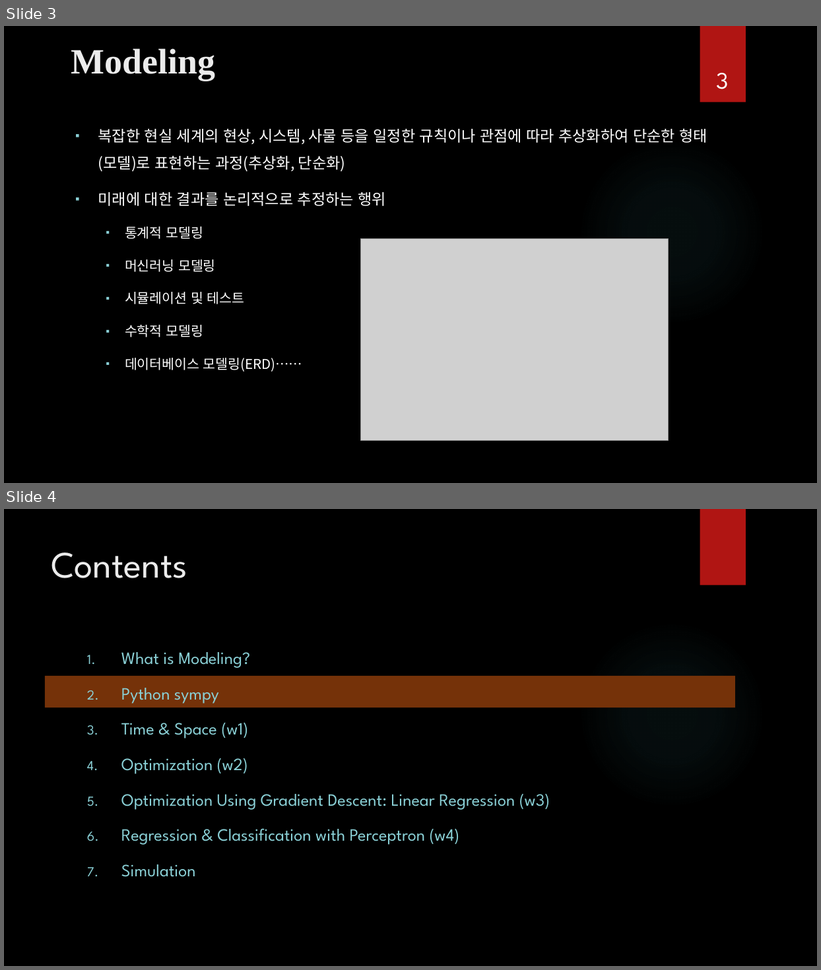
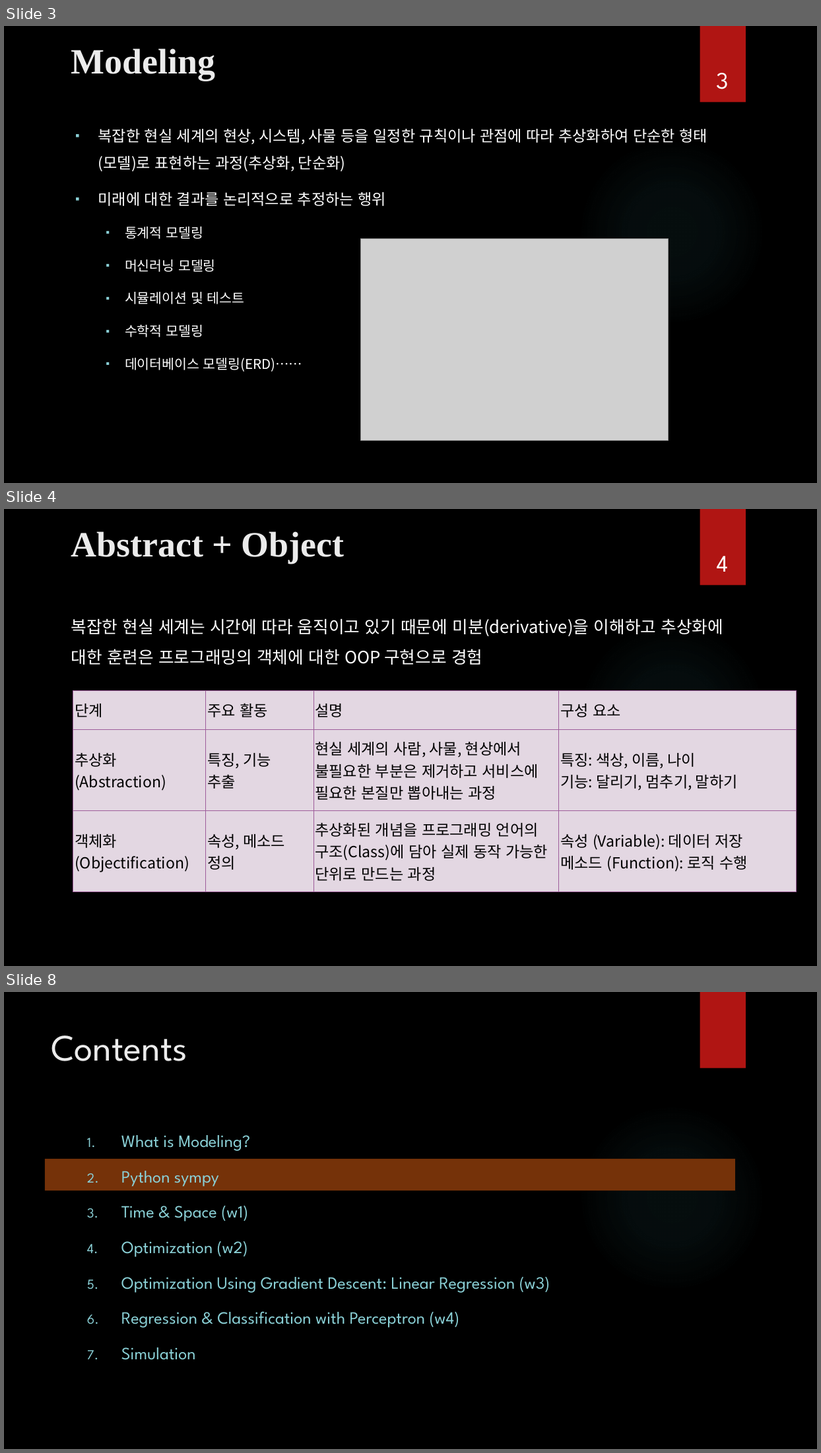
Before and after one commit to ancestor9/mathematics-for-machine-learning, a slide deck: Calculus/Calculus.pptx. Shown one above the other, each under a label of ours: slides 3 and 4 before the commit, slides 3, 4 and 8 after it; the slides between them are not shown. The pictures are 821x970 and 821x1453 pixels, drawn with LibreOffice and Linux fonts; fonts in the diff are those of the drawing; grey boxes stand for pictures; background and template pictures are left out. Boxes give left, top, right and bottom in pixels: in the first picture for what was removed or moved away, otherwise in the second. Text is boxed around its words. In the diff, an @@ line names an element or a change of style, - is before the commit and + after.

```diff
--- a/Calculus/Calculus.pptx
+++ b/Calculus/Calculus.pptx
@@ slide 4 added at (4,509,817,966), background picture (left out); not listed: 2 template elements that a slide beside it also shows @@
@@ title added at (71,531,345,564), 42 pt, text #EBEBEB, bold @@
+Abstract + Object
@@ page number added at (717,556,729,572), 28 pt, text #FFFFFF @@
+4
@@ text added at (71,619,723,665), 20 pt, text #FFFFFF @@
+복잡한 현실 세계는 시간에 따라 움직이고 있기 때문에 미분(derivative)을 이해하고 추상화에 대한 훈련은 프로그래밍의 객체에 대한 OOP 구현으로 경험
@@ table added at (73,691,797,892), 3 rows, 4 columns @@
+단계 | 주요 활동 | 설명 | 구성 요소
+추상화 / (Abstraction) | 특징, 기능 / 추출 | 현실 세계의 사람, 사물, 현상에서 불필요한 부분은 제거하고 서비스에 필요한 본질만 뽑아내는 과정 | 특징: 색상, 이름, 나이 / 기능: 달리기, 멈추기, 말하기
+객체화 / (Objectification) | 속성, 메소드 / 정의 | 추상화된 개념을 프로그래밍 언어의 구조(Class)에 담아 실제 동작 가능한 단위로 만드는 과정 | 속성 (Variable): 데이터 저장 / 메소드 (Function): 로직 수행
@@ what was slide 4 is now slide 8 @@
```
Also in this commit, not shown: 5 other slides added.
